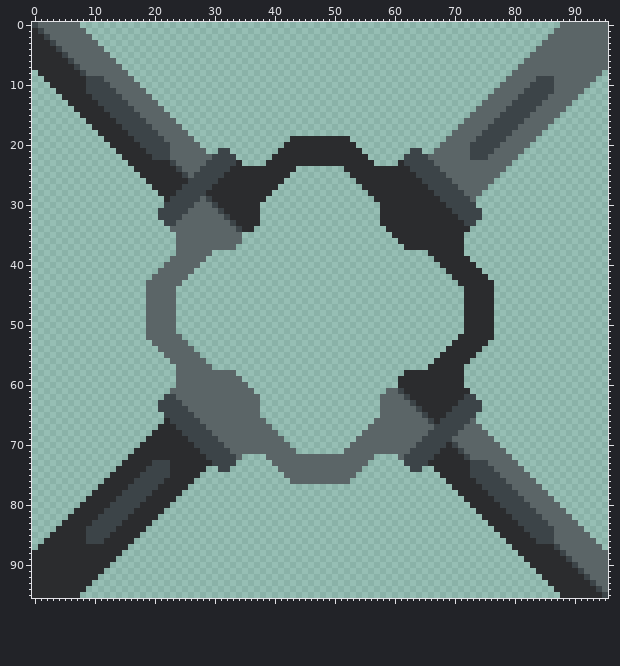
A sprite sheet gets an edit: sprites/blocks/units/orion-factory-top.png. The picture above was drawn from the file before the commit.
The file is 96x96 pixels. Colours within 5 levels of each other are drawn and written as one.
Once edited:
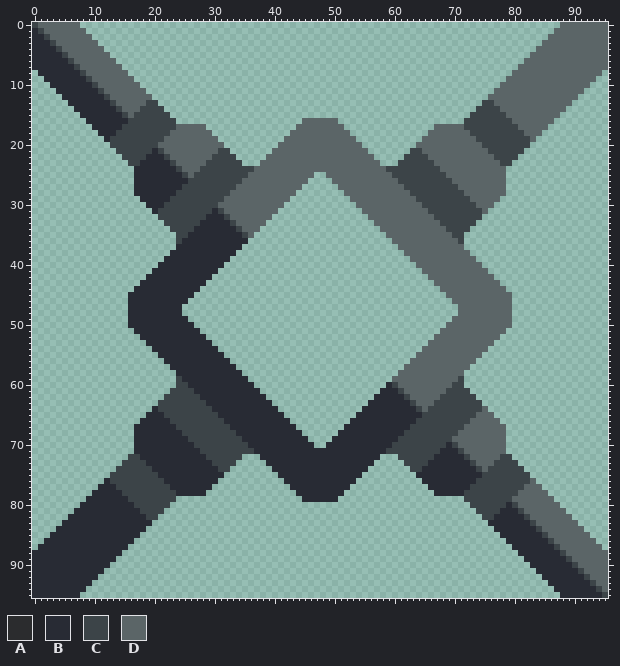
Palette (. is transparent): A #2b2c2e  B #282b34  C #3c4448  D #5b6567
Commit: UNIT FACTORY MAKING LMAO
Edits made:
Changed rows in their new state; - is an unchanged pixel.
first column x 0:
 1 B----------------------------------------------------------------------------------------------
 2 BB---------------------------------------------------------------------------------------------
 3 BBB--------------------------------------------------------------------------------------------
 4 BBBB-------------------------------------------------------------------------------------------
 5 BBBBB------------------------------------------------------------------------------------------
 6 BBBBBB-----------------------------------------------------------------------------------------
 7 BBBBBBB----------------------------------------------------------------------------------------
 8 -BBBBBBB---------------------------------------------------------------------------------------
 9 --BBBBBBB-DD------------------------------------------------------------------------DDD--------
10 ---BBBBBBB-DD----------------------------------------------------------------------DDDD--------
11 ----BBBBBBB-DD--------------------------------------------------------------------DDDDD--------
12 -----BBBBBBB-DD------------------------------------------------------------------DDDDD---------
13 ------BBBBBBB-DD---CC------------------------------------------------------CC---DDDDD----------
14 -------BBBBBBB-DD-CCCC----------------------------------------------------CCCC-DDDDD-----------
15 --------BBBBBBB-D-CCCCC--------------------------------------------------CCCCC-DDDD------------
16 ---------BBBBBBB---CCCCC---------------------DDDDDD---------------------CCCCC---DD-------------
17 ----------BBBBB-----CCCC-DDDD---------------DDDDDDDD---------------DDDD-CCCC-------------------
18 -----------BBBCC-----CC---DDDD-------------DDDDDDDDDD-------------DDDD---CC-----CC-------------
19 ------------BCCCC----------DDDD-----------DDDDDDDDDDDD-----------DDDD----------CCCC------------
20 -------------CCCCC---DD-----DDDD---------DDDDDDDDDDDDDD---------DDDD-----DD---CCCCC------------
21 --------------CCCCC-B-D------DD---------DDDDDDDDDDDDDDDD---------DD------DDD-CCCCC-------------
22 ---------------CCCCBBB-----------------DDDDDDDDDDDDDDDDDD----------------DDD-CCCC--------------
23 ----------------CCBBBBB-----------C---DDDDDDDDDDDDDDDDDDDD---C----------------CC---------------
24 -----------------BBBBBBB---------CCCCDDDDDDDDDDDDDDDDDDDDDDCCCC--------------------------------
25 -----------------BBBBBBBB-------CCCCDDDDDDDDDDD--DDDDDDDDDDDCCCC--------------D----------------
26 -----------------BBBBBBBBB-----CCCCDDDDDDDDDDD----DDDDDDDDDDDCCCC------------DD----------------
27 -----------------BBBBBBBB-----CCCCDDDDDDDDDDD------DDDDDDDDDDDCCCC----------DDD----------------
28 -----------------BBBBBBB-----CCCCDDDDDDDDDDD--------DDDDDDDDDDDCCCC--------DDDD----------------
29 ------------------BBBBB-----C-CCDDDDDDDDDDD----------DDDDDDDDDDDCCCC------DDDD-----------------
30 -------------------BBB-----CCC-DDDDDDDDDDD------------DDDDDDDDDDDCCCC-----DDD------------------
31 --------------------B-----CCCCB-DDDDDDDDD--------------DDDDDDDDDDDCCCC-----D-------------------
32 -------------------------CCCCBBB-DDDDDDD----------------DDDDDDDDDDDCCCC------------------------
33 ------------------------CCCCBBBBB-DDDDD------------------DDDDDDDDDDDCCCC-----------------------
34 -----------------------CCCCBBBBBBB-DDD--------------------DDDDDDDDDDDCCCC----------------------
35 ------------------------CCBBBBBBBBBCD----------------------DDDDDDDDDDDCC-----------------------
36 ------------------------CBBBBBBBBBBB------------------------DDDDDDDDDDDC-----------------------
37 ------------------------BBBBBBBBBBB--------------------------DDDDDDDDDDD-----------------------
38 -----------------------BBBBBBBBBBB----------------------------DDDDDDDDDDD----------------------
39 ----------------------BBBBBBBBBBB------------------------------DDDDDDDDDDD---------------------
40 ---------------------BBBBBBBBBBB--------------------------------DDDDDDDDDDD--------------------
41 --------------------BBBBBBBBBBB----------------------------------DDDDDDDDDDD-------------------
42 -------------------BBBBBBBBBBB------------------------------------DDDDDDDDDDD------------------
43 ------------------BBBBBBBBBBB--------------------------------------DDDDDDDDDDD-----------------
44 -----------------BBBBBBBBBBB----------------------------------------DDDDDDDDDDD----------------
45 ----------------BBBBBBBBBBB------------------------------------------DDDDDDDDDDD---------------
46 ----------------BBBBBBBBBB--------------------------------------------DDDDDDDDDD---------------
47 ----------------BBBBBBBBB----------------------------------------------DDDDDDDDD---------------
48 ----------------BBBBBBBBB----------------------------------------------DDDDDDDDD---------------
49 ----------------BBBBBBBBBB--------------------------------------------DDDDDDDDDD---------------
50 ----------------BBBBBBBBBBB------------------------------------------DDDDDDDDDDD---------------
51 -----------------BBBBBBBBBBB----------------------------------------DDDDDDDDDDD----------------
52 ------------------BBBBBBBBBBB--------------------------------------DDDDDDDDDDD-----------------
53 -------------------BBBBBBBBBBB------------------------------------DDDDDDDDDDD------------------
54 --------------------BBBBBBBBBBB----------------------------------DDDDDDDDDDD-------------------
55 ---------------------BBBBBBBBBBB--------------------------------DDDDDDDDDDD--------------------
56 ----------------------BBBBBBBBBBB------------------------------DDDDDDDDDDD---------------------
57 -----------------------BBBBBBBBBBB----------------------------DDDDDDDDDDD----------------------
58 ------------------------BBBBBBBBBBB--------------------------DDDDDDDDDDD-----------------------
59 ------------------------CBBBBBBBBBBB------------------------DDDDDDDDDDDC-----------------------
60 ------------------------CCBBBBBBBBBBB----------------------BCDDDDDDDDDCC-----------------------
61 -----------------------CCCCBBBBBBBBBBB--------------------BBB-DDDDDDDCCCC----------------------
62 ------------------------CCCCBBBBBBBBBBB------------------BBBBB-DDDDDCCCC-----------------------
63 -------------------------CCCCBBBBBBBBBBB----------------BBBBBBB-DDDCCCC------------------------
64 --------------------B-----CCCCBBBBBBBBBBB--------------BBBBBBBBB-DCCCC-----D-------------------
65 -------------------BBB-----CCCCBBBBBBBBBBB------------BBBBBBBBBBB-CCC-----DDD------------------
66 ------------------BBBBB-----CCCCBBBBBBBBBBB----------BBBBBBBBBBBCC-C------DDDD-----------------
67 -----------------BBBBBBB-----CCCCBBBBBBBBBBB--------BBBBBBBBBBBCCCC--------DDDD----------------
68 -----------------BBBBBBBB-----CCCCBBBBBBBBBBB------BBBBBBBBBBBCCCC----------DDD----------------
69 -----------------BBBBBBBBB-----CCCCBBBBBBBBBBB----BBBBBBBBBBBCCCC------------DD----------------
70 -----------------BBBBBBBBBB-----CCCCBBBBBBBBBBB--BBBBBBBBBBBCCCC-----B--------D----------------
71 -----------------BBBBBBBBBBB-----CCCCBBBBBBBBBBBBBBBBBBBBBBCCCC-----BBB------------------------
72 ----------------CCBBBBBBBBBBB-----C---BBBBBBBBBBBBBBBBBBBB---C-----BBBBB------CC---------------
73 ---------------CCCCBBBBBBBBBBB---------BBBBBBBBBBBBBBBBBB---------BBBBBBB-DD-CCCC--------------
74 --------------CCCCC-BBBBBBBBBBB---------BBBBBBBBBBBBBBBB---------BBBBBBBBB-D-CCCCC-------------
75 -------------CCCCC---BBBBBBBBBBB---------BBBBBBBBBBBBBB---------BBBBBBBBBBB---CCCCC------------
76 ------------BCCCC-----BBBBBBBBB-----------BBBBBBBBBBBB-----------BBBBBBBBB-----CCCC------------
77 -----------BBBCC-----CCBBBBBBB-------------BBBBBBBBBB-------------BBBBBBBCC-----CC-------------
78 ----------BBBBB-----CCCCBBBBB---------------BBBBBBBB---------------BBBBBCCCC-------------------
79 ---------BBBBBBB---CCCCC---------------------BBBBBB---------------------CCCCC---DD-------------
80 --------BBBBBBBBB-CCCCC--------------------------------------------------CCCCC-B-DD------------
81 -------BBBBBBBBBBBCCCC----------------------------------------------------CCCCBBB-DD-----------
82 ------BBBBBBBBBBBBBCC------------------------------------------------------CCBBBBB-DD----------
83 -----BBBBBBBBBBBBBBB--------------------------------------------------------BBBBBBB-DD---------
84 ----BBBBBBBBBBBBBBB----------------------------------------------------------BBBBBBB-DD--------
85 ---BBBBBBBBBBBBBBB------------------------------------------------------------BBBBBBB-D--------
86 --BBBBBBBBBBBBBBB--------------------------------------------------------------BBBBBBB---------
87 -BBBBBBBBBBBBBBB----------------------------------------------------------------BBBBBBB--------
88 BBBBBBBBBBBBBBB------------------------------------------------------------------BBBBBBB-------
89 BBBBBBBBBBBBBB--------------------------------------------------------------------BBBBBBB------
90 BBBBBBBBBBBBB----------------------------------------------------------------------BBBBBBB-----
91 BBBBBBBBBBBB------------------------------------------------------------------------BBBBBBB----
92 BBBBBBBBBBB--------------------------------------------------------------------------BBBBBBB---
93 BBBBBBBBBB----------------------------------------------------------------------------BBBBBBB--
94 BBBBBBBBB------------------------------------------------------------------------------BBBBBBB-
95 BBBBBBBB--------------------------------------------------------------------------------BBBBBBB
Pixel boxes of the changes (left, top, right, bottom) in both pictures:
changed: (32, 28, 602, 598)
